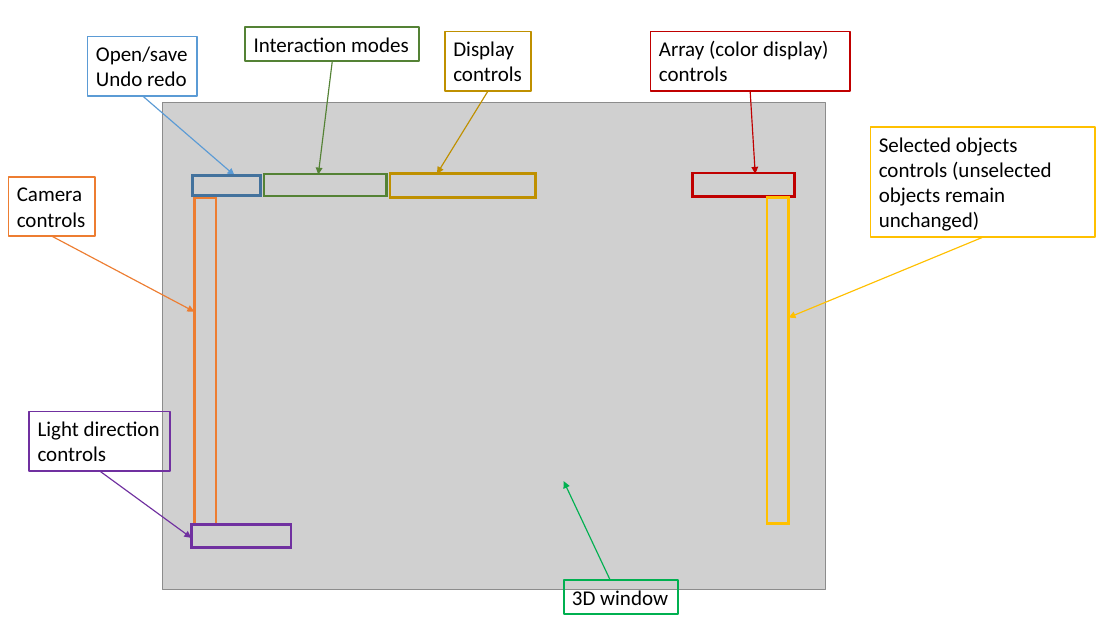
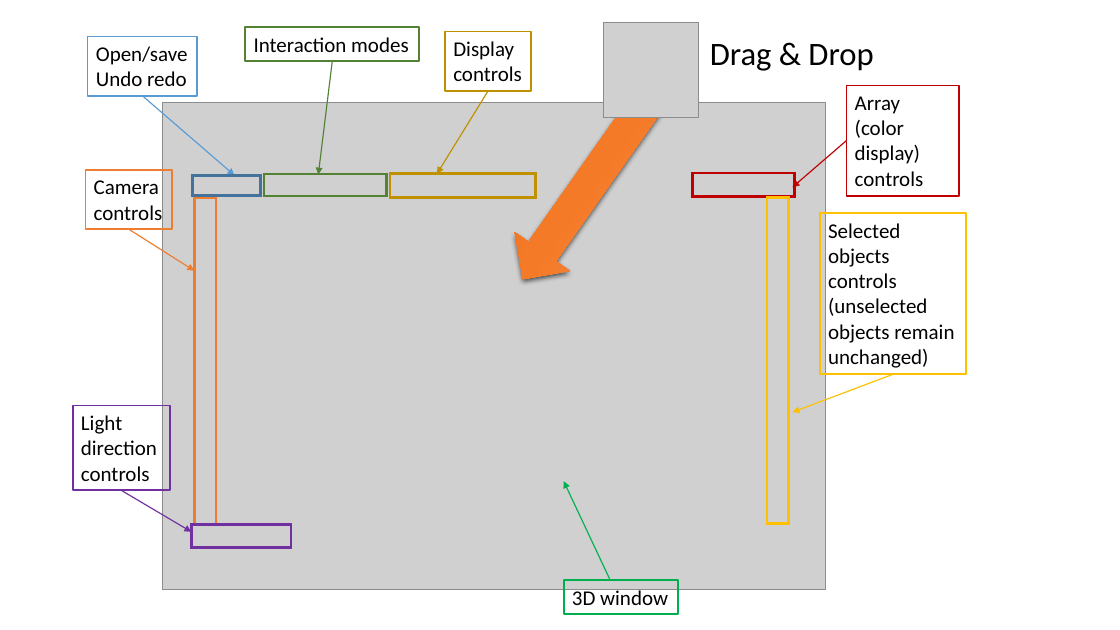
Before and after one commit to morphomuseum/MorphoDig-User-Guide, a slide deck: slide 1 of images/03/gui.pptx. Drawn at 1120x630 pixels with LibreOffice and Linux fonts; fonts in the diff are those of the drawing; grey boxes stand for pictures. Boxes give left, top, right and bottom in pixels: in the first picture for what was removed or moved away, otherwise in the second. Text is boxed around its words. In the diff, an @@ line names an element or a change of style, - is before the commit and + after.

```diff
--- a/images/03/gui.pptx
+++ b/images/03/gui.pptx
@@ picture added at box(604, 23, 699, 118) @@
@@ text added at box(710, 44, 873, 71), 28 pt, text #000000 @@
+Drag & Drop
@@ notched right arrow added at box(495, 71, 684, 299), fill gradient #F18C57 to #F67B28 to #E56C19 @@
@@ rectangle "Array (color display) controls": place and size @@
-rectangle "Array (color display) controls" at box(651, 31, 850, 91)
+rectangle "Array (color display) controls" at box(847, 86, 960, 196)
@@ arrow moved from (750, 91) - (755, 174) to (847, 140) - (792, 187) @@
@@ rectangle "Camera controls": place and size @@
-rectangle "Camera controls" at box(8, 176, 95, 236)
+rectangle "Camera controls" at box(86, 170, 172, 229)
@@ arrow moved from (52, 236) - (194, 312) to (129, 229) - (194, 271) @@
@@ rectangle "Selected objects controls (unselected objects ...": place and size @@
-rectangle "Selected objects controls (unselected objects ..." at box(870, 127, 1095, 237)
+rectangle "Selected objects controls (unselected objects ..." at box(820, 213, 966, 375)
@@ arrow moved from (983, 238) - (789, 318) to (893, 375) - (792, 413) @@
@@ rectangle "Light direction controls": place and size @@
-rectangle "Light direction controls" at box(29, 412, 171, 471)
+rectangle "Light direction controls" at box(72, 406, 170, 491)
@@ arrow moved from (100, 471) - (192, 538) to (121, 491) - (192, 532) @@
```
Also in this commit, not shown: 19 other files.
